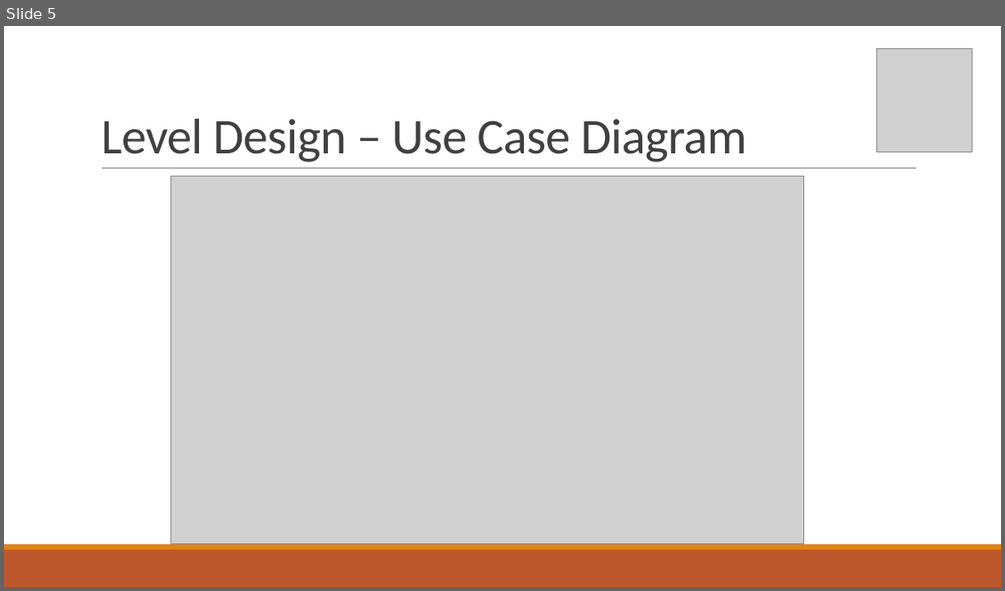
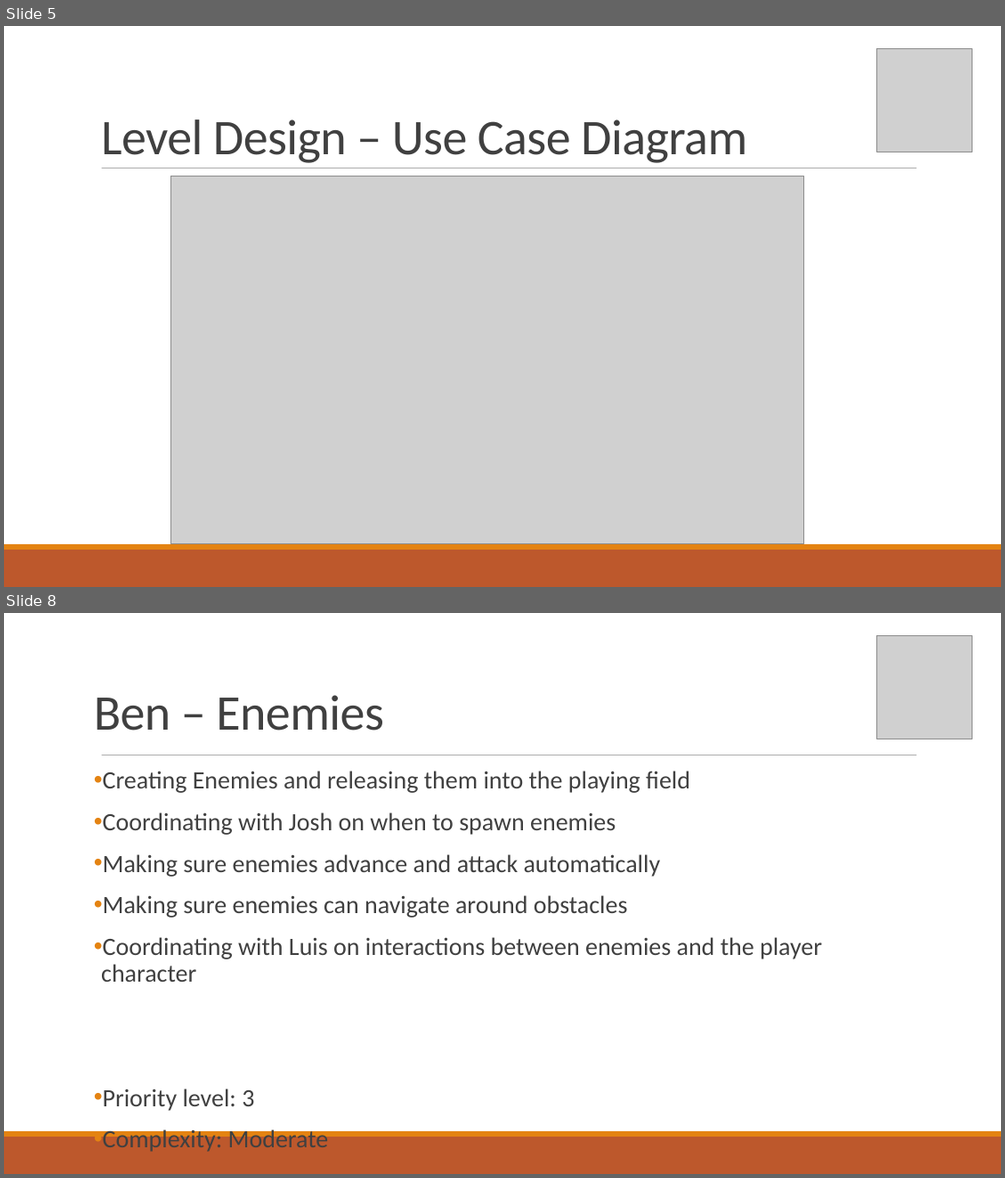
Before and after one commit to Corbono2/Banana-Clone, a slide deck: docs/Debugger.pptx. Shown one above the other, each under a label of ours: slide 5 before the commit, slides 5 and 8 after it; the slides between them are not shown. The pictures are 1005x591 and 1005x1178 pixels, drawn with LibreOffice and Linux fonts; fonts in the diff are those of the drawing; grey boxes stand for pictures. Boxes give left, top, right and bottom in pixels: in the first picture for what was removed or moved away, otherwise in the second. Text is boxed around its words. In the diff, an @@ line names an element or a change of style, - is before the commit and + after.

```diff
--- a/docs/Debugger.pptx
+++ b/docs/Debugger.pptx
@@ slide 8 added at box(4, 613, 1001, 1174), background #FFFFFF; not listed: 3 template elements that a slide beside it also shows @@
@@ picture added at box(877, 635, 971, 738) @@
@@ text added at box(94, 695, 384, 730), 48 pt, text #404040 @@
+Ben – Enemies
@@ text added at box(101, 771, 822, 1106), 24 pt, text #404040 @@
+• Creating Enemies and releasing them into the playing field
+• Coordinating with Josh on when to spawn enemies
+• Making sure enemies advance and attack automatically
+• Making sure enemies can navigate around obstacles
+• Coordinating with Luis on interactions between enemies and the player character
+• Priority level: 3
+• Complexity: Moderate
@@ slide 5 changed as well @@
@@ line (102, 168) - (917, 168): stroke #808080 0.5 pt to #808080 0.51 pt @@
```
Also in this commit, not shown: 4 other slides changed, 3 other slides added.
